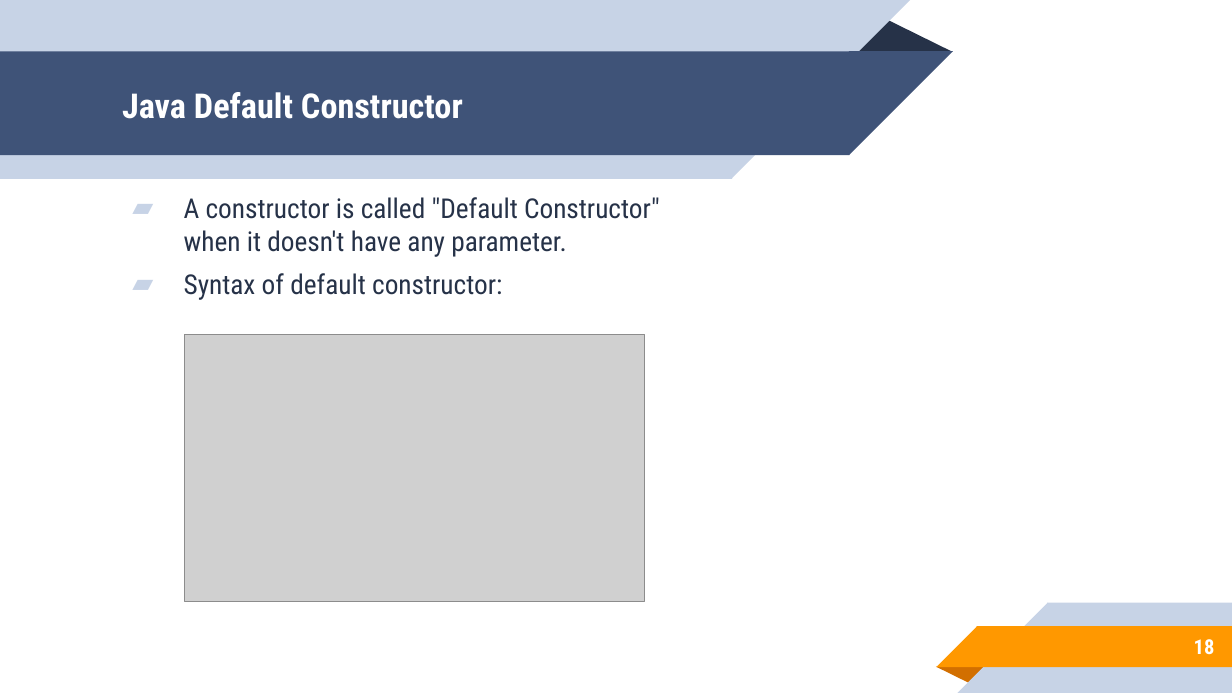
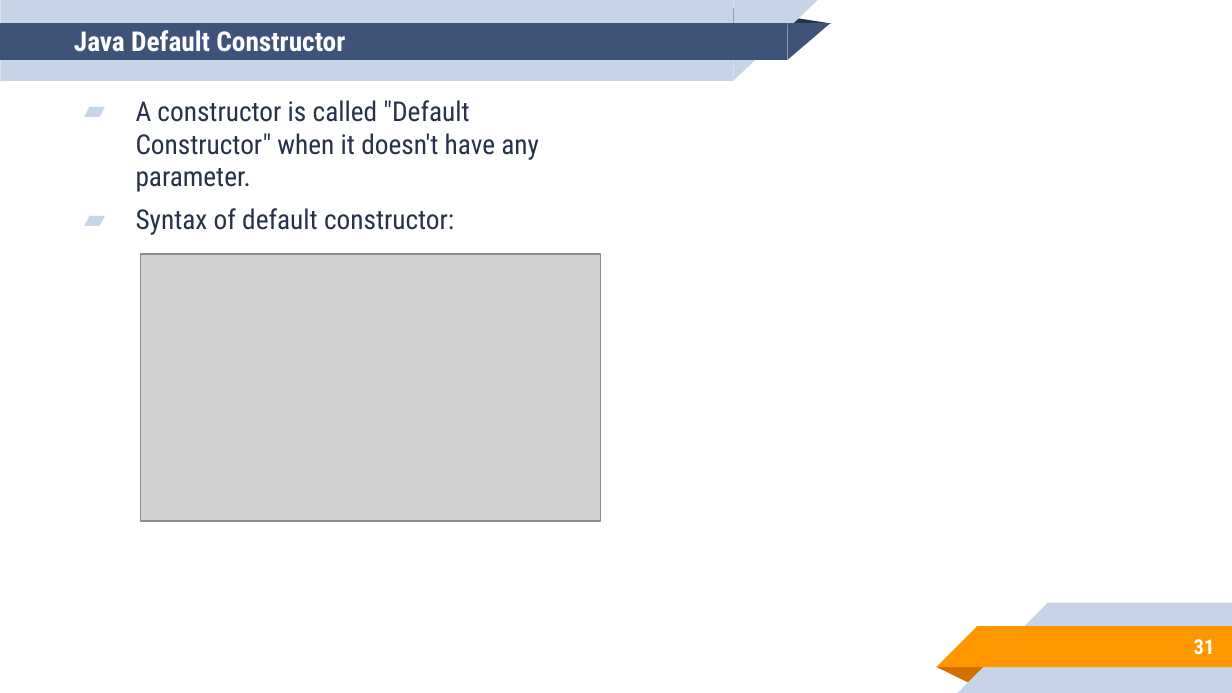
Before and after one commit to aronipurwanto/materi-xa, a slide deck: slide 31 of java/java-logic/Slide-Java-Logic-05.pptx (slide 18 before the commit). Drawn at 1232x693 pixels with LibreOffice and Linux fonts; fonts in the diff are those of the drawing; grey boxes stand for pictures. Boxes give left, top, right and bottom in pixels: in the first picture for what was removed or moved away, otherwise in the second. Text is boxed around its words. In the diff, an @@ line names an element or a change of style, - is before the commit and + after.

```diff
--- a/java/java-logic/Slide-Java-Logic-05.pptx
+++ b/java/java-logic/Slide-Java-Logic-05.pptx
@@ rectangle: place and size @@
-rectangle at (0, 0, 732, 179)
+rectangle at (0, 0, 733, 81)
@@ rectangle: place and size @@
-rectangle at (0, 52, 849, 155)
+rectangle at (0, 23, 788, 60)
@@ title "Java Default Constructor": place and size @@
-title "Java Default Constructor" at (122, 92, 463, 119)
+title "Java Default Constructor" at (74, 30, 345, 52)
@@ title "Java Default Constructor" at (74, 30, 345, 52): size 20 to 16 pt @@
@@ triangle: place and size @@
-triangle at (848, 17, 952, 52)
+triangle at (683, 7, 832, 23)
@@ right triangle: place and size @@
-right triangle at (732, 0, 910, 179)
+right triangle at (733, 0, 818, 81)
@@ right triangle: place and size @@
-right triangle at (849, 52, 952, 155)
+right triangle at (787, 23, 830, 60)
@@ text "A constructor is called "Default ..." rewrapped from (184, 197, 660, 300) to (136, 100, 539, 235) @@
@@ picture: place and size @@
-picture at (185, 334, 644, 601)
+picture at (140, 254, 600, 521)
@@ page number at (1194, 639, 1215, 655): text changed @@
-18
+31
```
Also in this commit, not shown: 11 other slides changed, 13 slides added, 12 other files.
